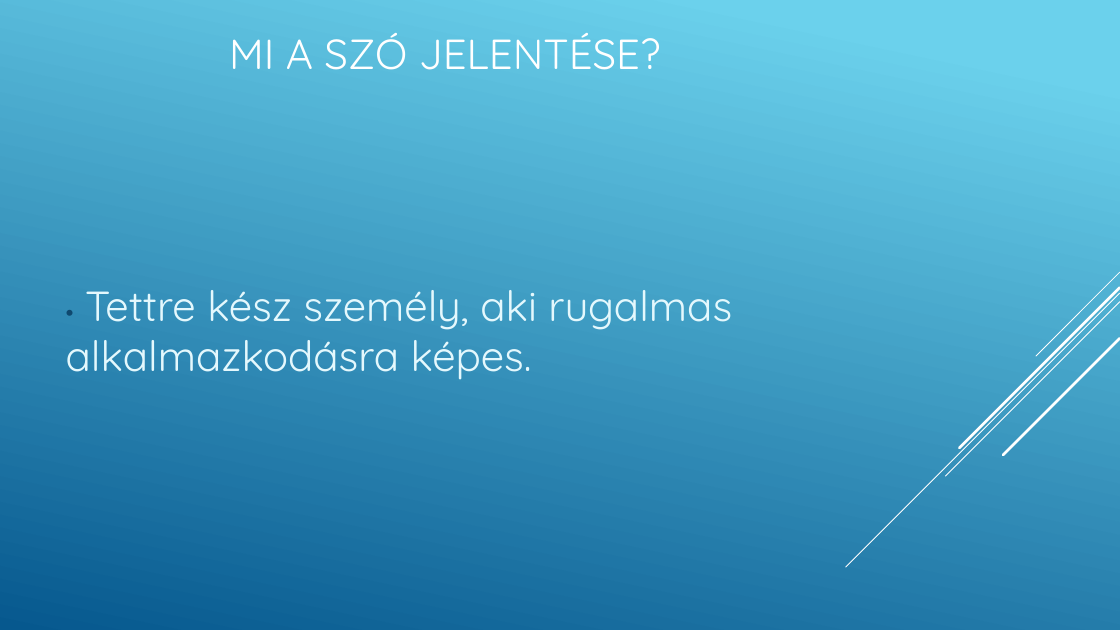
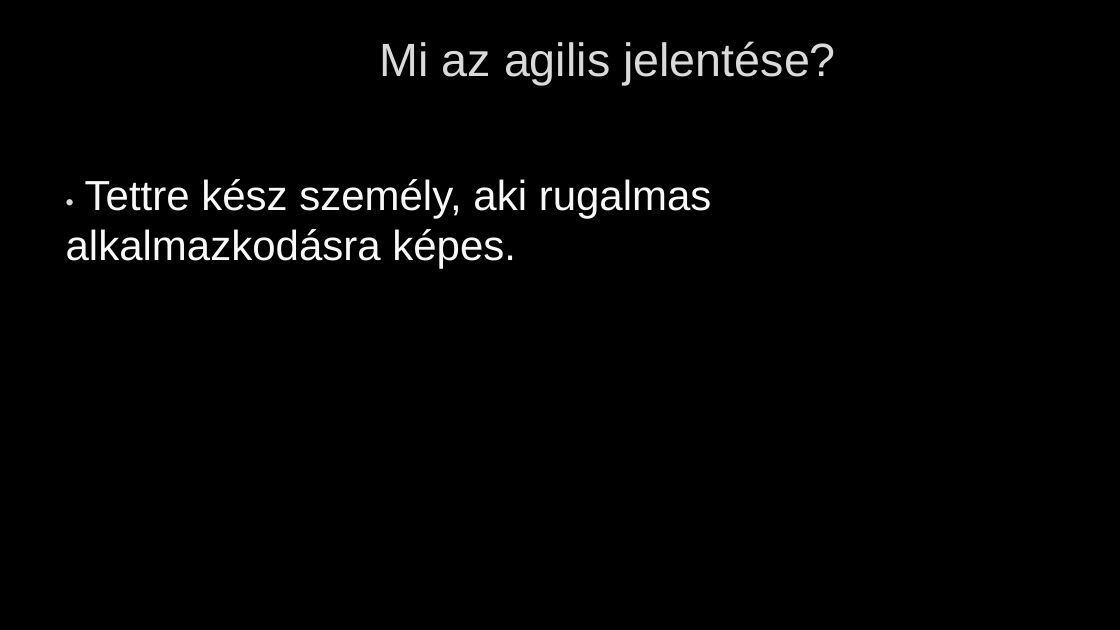
Before and after one commit to gutibalintka/iktppt, a slide deck: slide 2 of Agilis modell.pptx. Drawn at 1120x630 pixels with LibreOffice and Linux fonts; fonts in the diff are those of the drawing; background and template pictures are left out. Boxes give left, top, right and bottom in pixels: in the first picture for what was removed or moved away, otherwise in the second. Text is boxed around its words. In the diff, an @@ line names an element or a change of style, - is before the commit and + after.

```diff
--- a/Agilis modell.pptx
+++ b/Agilis modell.pptx
@@ background gradient #6ED2EB to #06588E to picture (left out) @@
@@ title at [380, 41, 836, 85]: text changed; size 36 to 40 pt; font Quicksand to Arial; text colour #FFFFFF to #DADADA @@
-MI A SZÓ JELENTÉSE?
+Mi az agilis jelentése?
@@ text "• Tettre kész személy, aki ..." at [66, 179, 712, 268]: font Quicksand to Arial, text colour #E4F8FD to #F8F8F8, letter outline none to #404040 0.75 pt; text colour #0F496F to #DADADA in "•"; vertical alignment middle to top @@
@@ group removed at [846, 272, 1120, 567]: 5 lines @@
```
Also in this commit, not shown: 8 other slides changed.
